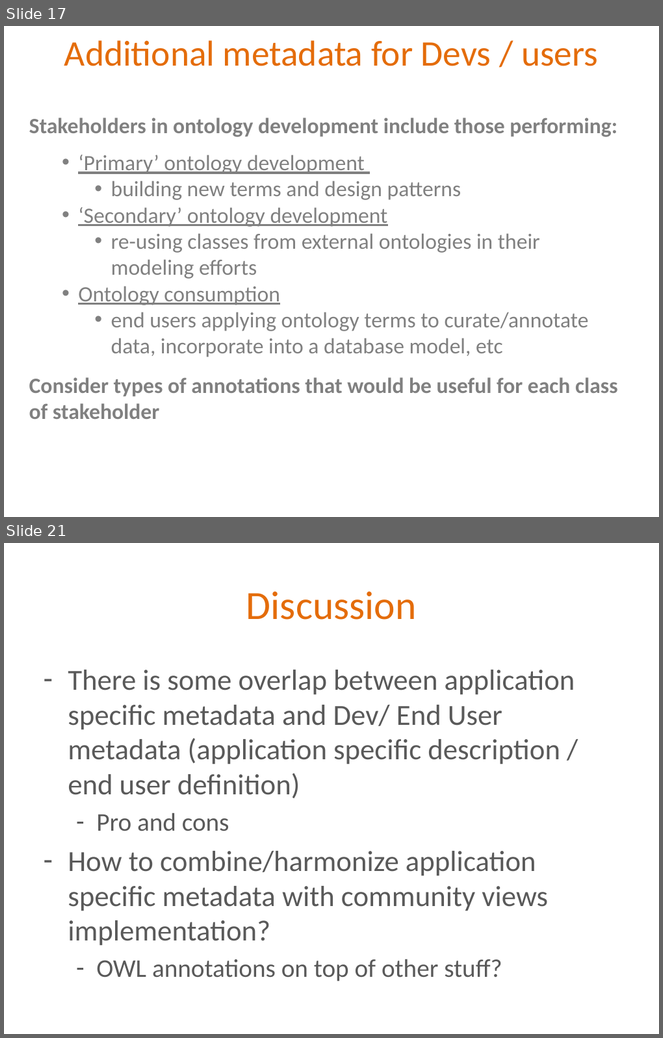
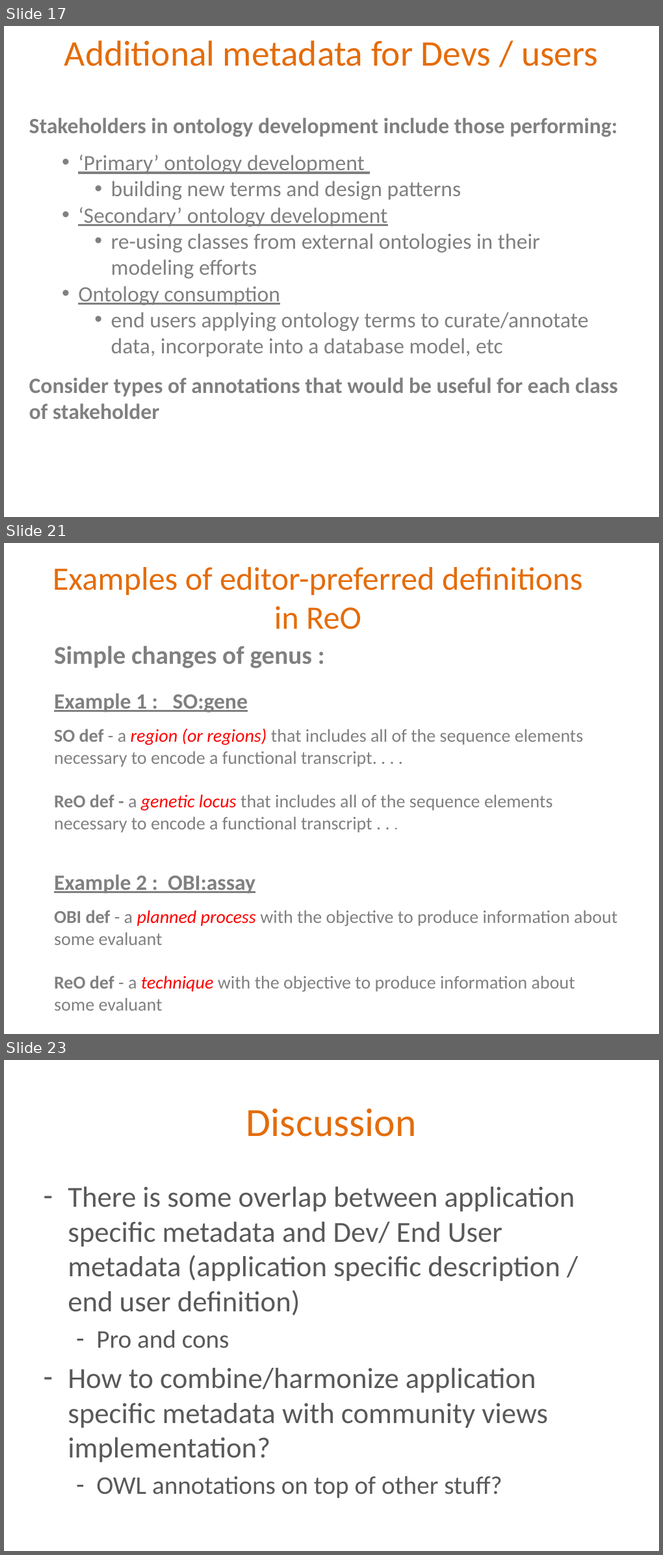
Before and after one commit to obi-ontology/obi-legacy-svn, a slide deck: trunk/docs/presentations/OBI workshop Oct 2011 Philly/Metadata_requirements.pptx. Shown one above the other, each under a label of ours: slides 17 and 21 before the commit, slides 17, 21 and 23 after it; the slides between them are not shown. The pictures are 663x1038 and 663x1555 pixels, drawn with LibreOffice and Linux fonts; fonts in the diff are those of the drawing. Boxes give left, top, right and bottom in pixels: in the first picture for what was removed or moved away, otherwise in the second. Text is boxed around its words. In the diff, an @@ line names an element or a change of style, - is before the commit and + after.

Commit message:
Added the result of the discussion about metadata at the end of metadata slides

```diff
--- a/trunk/docs/presentations/OBI workshop Oct 2011 Philly/Metadata_requirements.pptx
+++ b/trunk/docs/presentations/OBI workshop Oct 2011 Philly/Metadata_requirements.pptx
@@ slide 21 added at (x1=4, y1=543, x2=659, y2=1034), background #FFFFFF @@
@@ text added at (x1=53, y1=567, x2=583, y2=629), 36 pt, text #E46C0A @@
+Examples of editor-preferred definitions in ReO
@@ text added at (x1=54, y1=646, x2=618, y2=1011), 20 pt, text #808080 @@
+Simple changes of genus :
+Example 1 : SO:gene
+SO def - a region (or regions) that includes all of the sequence elements necessary to encode a functional transcript. . . .
+ReO def - a genetic locus that includes all of the sequence elements necessary to encode a functional transcript . . .
+Example 2 : OBI:assay
+OBI def - a planned process with the objective to produce information about some evaluant
+ReO def - a technique with the objective to produce information about some evaluant
@@ what was slide 21 is now slide 23 @@
```
Also in this commit, not shown: 3 slides changed, 2 other slides added.
